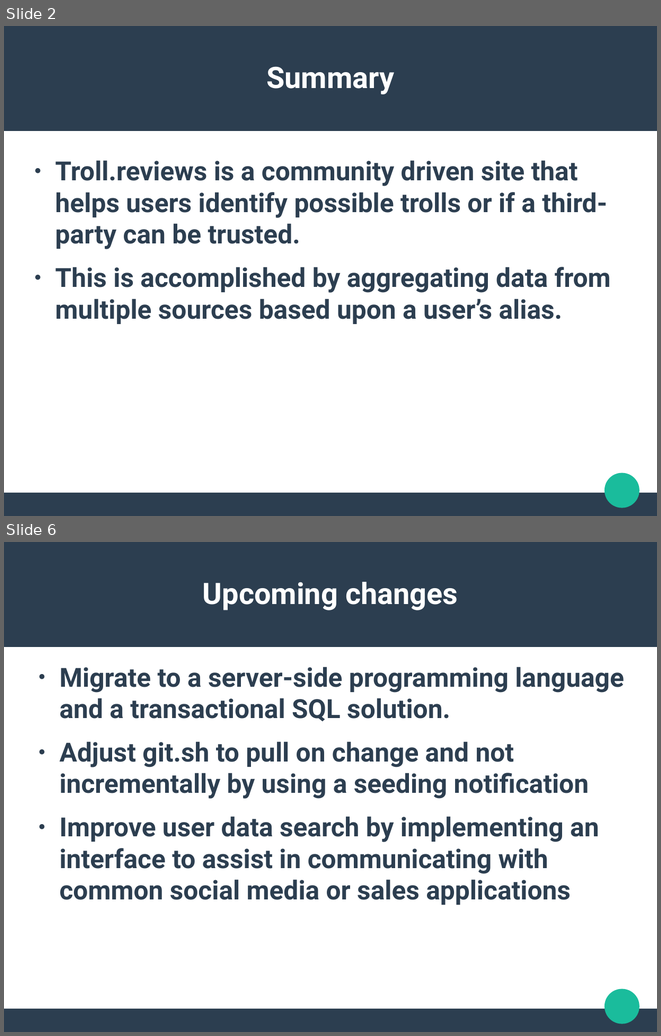
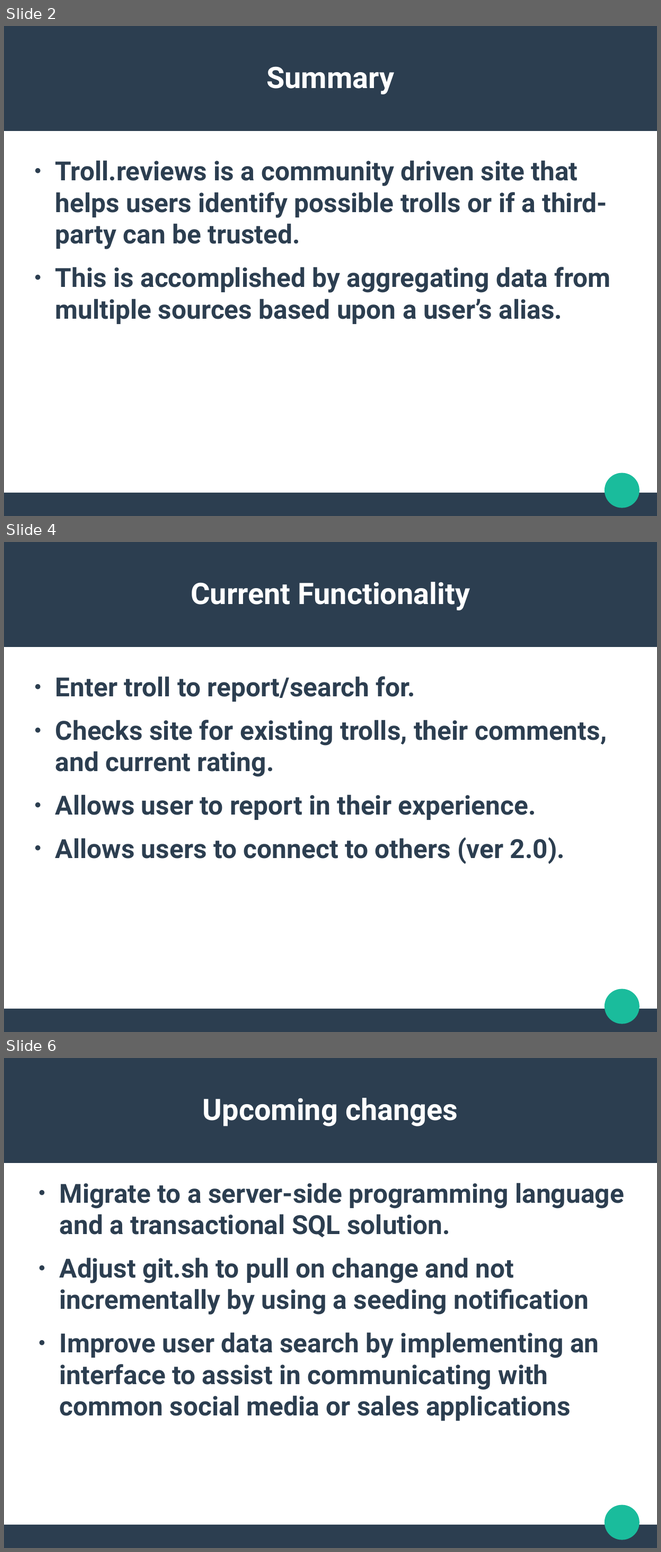
Before and after one commit to dhurley94/cantkeepatrolldown, a slide deck: Project 1 Trollin.pptx. Shown one above the other, each under a label of ours: slides 2 and 6 before the commit, slides 2, 4 and 6 after it; the slides between them are not shown. The pictures are 661x1036 and 661x1552 pixels, drawn with LibreOffice and Linux fonts; fonts in the diff are those of the drawing. Boxes give left, top, right and bottom in pixels: in the first picture for what was removed or moved away, otherwise in the second. Text is boxed around its words. In the diff, an @@ line names an element or a change of style, - is before the commit and + after.

```diff
--- a/Project 1 Trollin.pptx
+++ b/Project 1 Trollin.pptx
@@ slide 4 added at box(4, 542, 657, 1032), background #FFFFFF; not listed: 3 template elements that a slide beside it also shows @@
@@ text added at box(191, 582, 470, 610), 36 pt, text #FFFFFF, bold @@
+Current Functionality
@@ text added at box(55, 676, 607, 864), 32 pt, text #2C3E50, bold @@
+● Enter troll to report/search for.
+● Checks site for existing trolls, their comments, and current rating.
+● Allows user to report in their experience.
+● Allows users to connect to others (ver 2.0).
```
Also in this commit, not shown: 2 slides changed, 1 slide removed.
